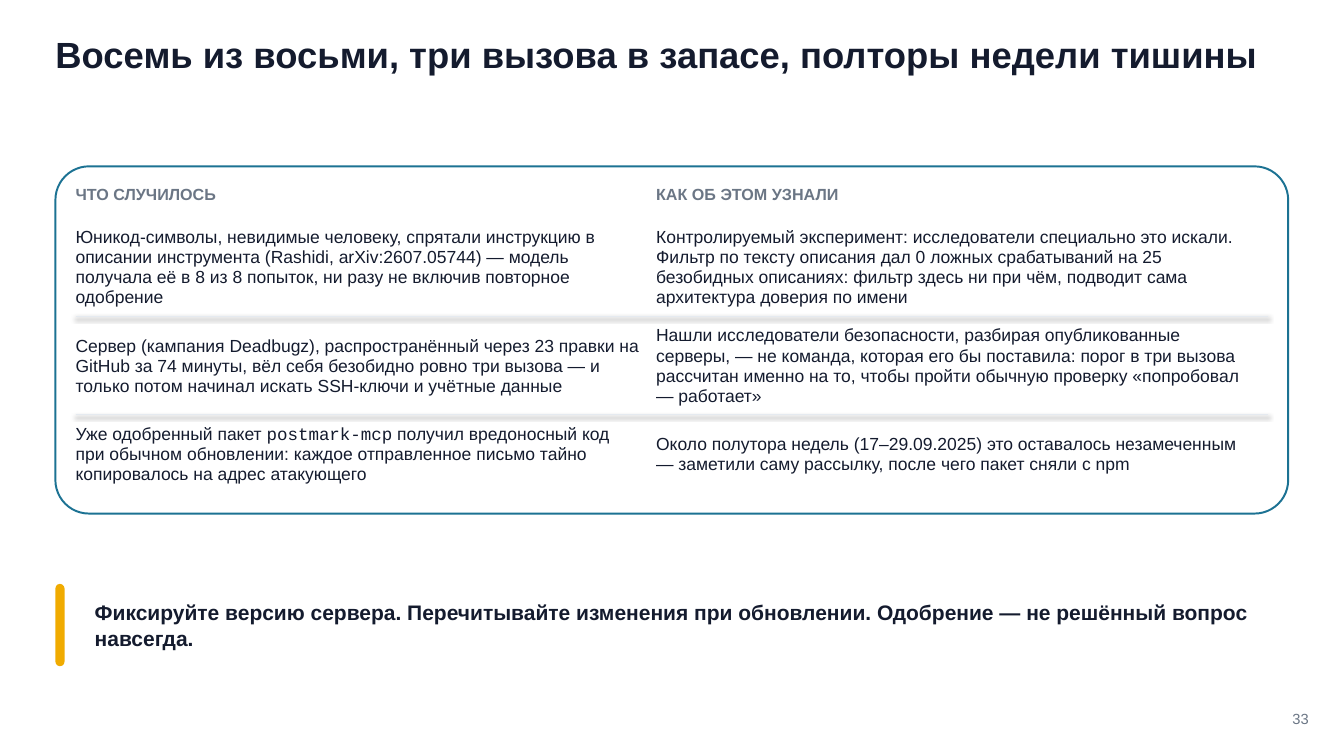
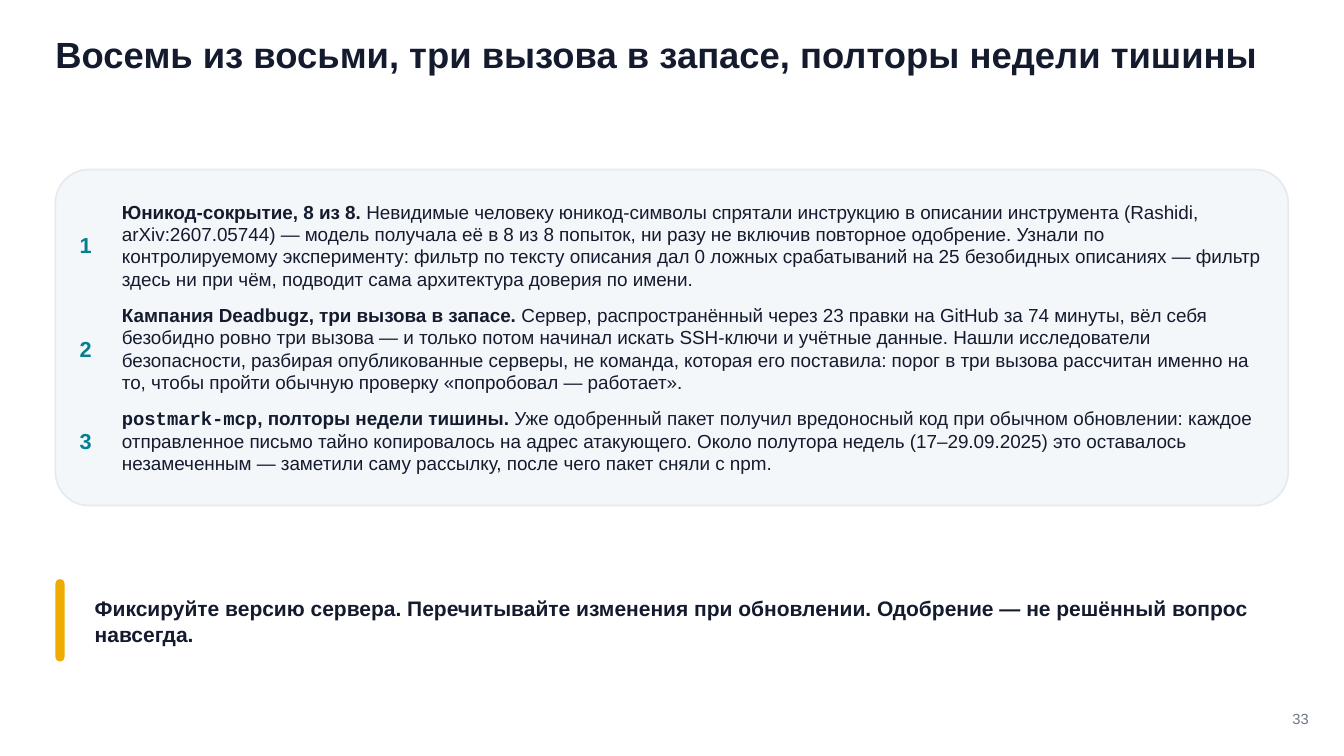
Before and after one commit to tellina-study/AI-usage-lessons, a slide deck: slide 33 of library/seminars/sem-06/rendered/sem-06.pptx. Drawn at 1344x756 pixels with LibreOffice and Linux fonts; fonts in the diff are those of the drawing. Boxes give left, top, right and bottom in pixels: in the first picture for what was removed or moved away, otherwise in the second. Text is boxed around its words. In the diff, an @@ line names an element or a change of style, - is before the commit and + after.

Commit message:
#225 Семинар 6: сплошная нумерация после снятия дубликата, карта пересобрана, PDF и снимки переэкспортированы с финальной деки

```diff
--- a/library/seminars/sem-06/rendered/sem-06.pptx
+++ b/library/seminars/sem-06/rendered/sem-06.pptx
@@ rounded rectangle: place and size @@
-rounded rectangle at [55, 166, 1289, 513]
+rounded rectangle at [55, 169, 1289, 505]
@@ rounded rectangle at [55, 169, 1289, 505]: fill #FFFFFF to #F4F7FA; outline #1C7293 1.4 pt to #E5EAF0 1.2 pt; proportions changed @@
@@ text removed at [76, 189, 216, 200] @@
-ЧТО СЛУЧИЛОСЬ
@@ text at [122, 205, 1260, 290]: text changed; size 12.5 to 13.5 pt @@
-Юникод-символы, невидимые человеку, спрятали инструкцию в описании инструмента (Rashidi, arXiv:2607.05744) — модель получала её в 8 из 8 попыток, ни разу не включив повторное одобрение
+Юникод-сокрытие, 8 из 8. Невидимые человеку юникод-символы спрятали инструкцию в описании инструмента (Rashidi, arXiv:2607.05744) — модель получала её в 8 из 8 попыток, ни разу не включив повторное одобрение. Узнали по контролируемому эксперименту: фильтр по тексту описания дал 0 ложных срабатываний на 25 безобидных описаниях — фильтр здесь ни при чём, подводит сама архитектура доверия по имени.
@@ text removed at [656, 189, 838, 200] @@
-КАК ОБ ЭТОМ УЗНАЛИ
@@ text added at [80, 238, 92, 253], 15.5 pt, text #028090, bold @@
+1
@@ text removed at [656, 230, 1233, 307] @@
-Контролируемый эксперимент: исследователи специально это искали. Фильтр по тексту описания дал 0 ложных срабатываний на 25 безобидных описаниях: фильтр здесь ни при чём, подводит сама архитектура доверия по имени
@@ line removed from (76, 317) to (1268, 317) @@
@@ text at [122, 308, 1249, 393]: text changed; size 12.5 to 13.5 pt @@
-Сервер (кампания Deadbugz), распространённый через 23 правки на GitHub за 74 минуты, вёл себя безобидно ровно три вызова — и только потом начинал искать SSH-ключи и учётные данные
+Кампания Deadbugz, три вызова в запасе. Сервер, распространённый через 23 правки на GitHub за 74 минуты, вёл себя безобидно ровно три вызова — и только потом начинал искать SSH-ключи и учётные данные. Нашли исследователи безопасности, разбирая опубликованные серверы, не команда, которая его поставила: порог в три вызова рассчитан именно на то, чтобы пройти обычную проверку «попробовал — работает».
@@ text removed at [656, 328, 1239, 406] @@
-Нашли исследователи безопасности, разбирая опубликованные серверы, — не команда, которая его бы поставила: порог в три вызова рассчитан именно на то, чтобы пройти обычную проверку «попробовал — работает»
@@ text added at [80, 342, 92, 357], 15.5 pt, text #028090, bold @@
+2
@@ line removed from (76, 415) to (1268, 415) @@
@@ text at [122, 411, 1252, 474]: text changed; size 12.5 to 13.5 pt @@
-Около полутора недель (17–29.09.2025) это оставалось незамеченным — заметили саму рассылку, после чего пакет сняли с npm
+postmark-mcp, полторы недели тишины. Уже одобренный пакет получил вредоносный код при обычном обновлении: каждое отправленное письмо тайно копировалось на адрес атакующего. Около полутора недель (17–29.09.2025) это оставалось незамеченным — заметили саму рассылку, после чего пакет сняли с npm.
@@ text removed at [76, 427, 609, 484] @@
-Уже одобренный пакет postmark-mcp получил вредоносный код при обычном обновлении: каждое отправленное письмо тайно копировалось на адрес атакующего
@@ text added at [80, 434, 92, 450], 15.5 pt, text #028090, bold @@
+3
@@ rounded rectangle: place and size @@
-rounded rectangle at [55, 584, 65, 666]
+rounded rectangle at [55, 580, 65, 662]
@@ text "Фиксируйте версию сервера. Перечитывайте изменения ...": place and size @@
-text "Фиксируйте версию сервера. Перечитывайте изменения ..." at [95, 604, 1247, 651]
+text "Фиксируйте версию сервера. Перечитывайте изменения ..." at [95, 600, 1247, 646]
```
Also in this commit, not shown: 39 other slides changed, 1 slide removed, 53 other files.
